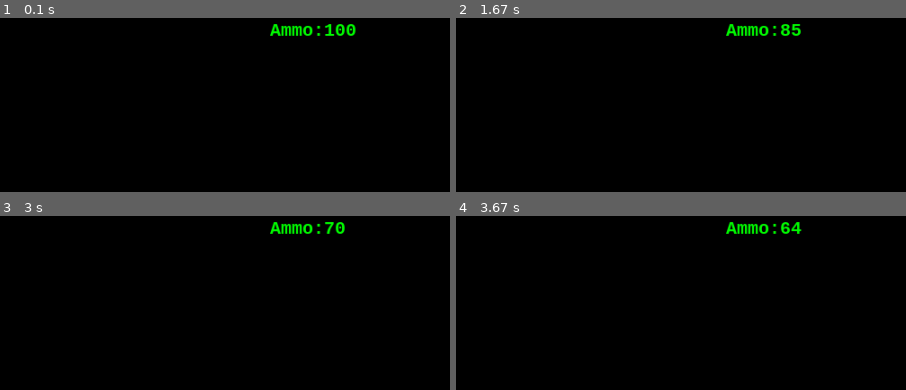
Above: before the commit, frames 1-4 (two rows, left to right).
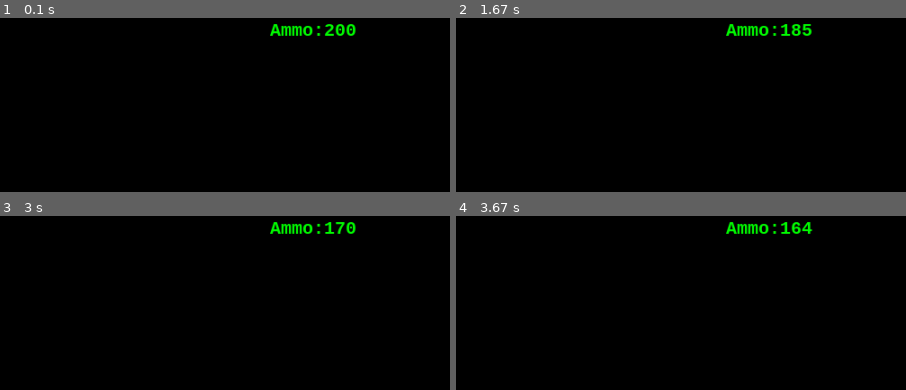
Above: after the commit, the same moments.

Repository: donfuge/pendulum
Game: pygame game, started from pygame_pendulum.py
Same seed, same stepped clock (60 frames per second), same inputs: the game is played once before the commit and once after it.
Inputs:
- Up to frame 1 (0.1 s): no input
- Up to frame 2 (1.67 s): tap Space at 0.33, 0.73, 1.03, 1.23, 1.53 s; hold Right 0.67-1.13 s; hold Right 1.17-1.63 s
- Up to frame 3 (3 s): hold Left 1.67-2.2 s; tap Space at 1.73, 2.03, 2.3, 2.6, 2.73 s; hold Left 2.23-2.63 s; hold Right from 2.67 s (still down)
- Up to frame 4 (3.67 s): tap Space at 3.03, 3.4 s; release Right at 3.3 s; hold Left from 3.33 s (still down)
The pictures show only the part of the screen within x 50-100%, y 0-50%; the shares and areas given below are measured in that part.

The runs differ from the first frame. In frame 1, less than 0.1% of the frame differs, in the area x 72-75%, y 3-11%; in frame 2, 0.3%; in frame 3, 0.3%, in the area x 72-80%, y 3-11%; in frame 4, 0.3%.

Commit message:
increased the ammo

Diff:
--- a/pygame_pendulum.py
+++ b/pygame_pendulum.py
@@ -149,7 +149,7 @@
         self.all_sprites = pygame.sprite.Group()
         # self.all_sprites.add(self.pendulum)
         self.projectile_no = 0
-        self.projectile_no_max = 100
+        self.projectile_no_max = 200
         self.projectiles = []
 
 
